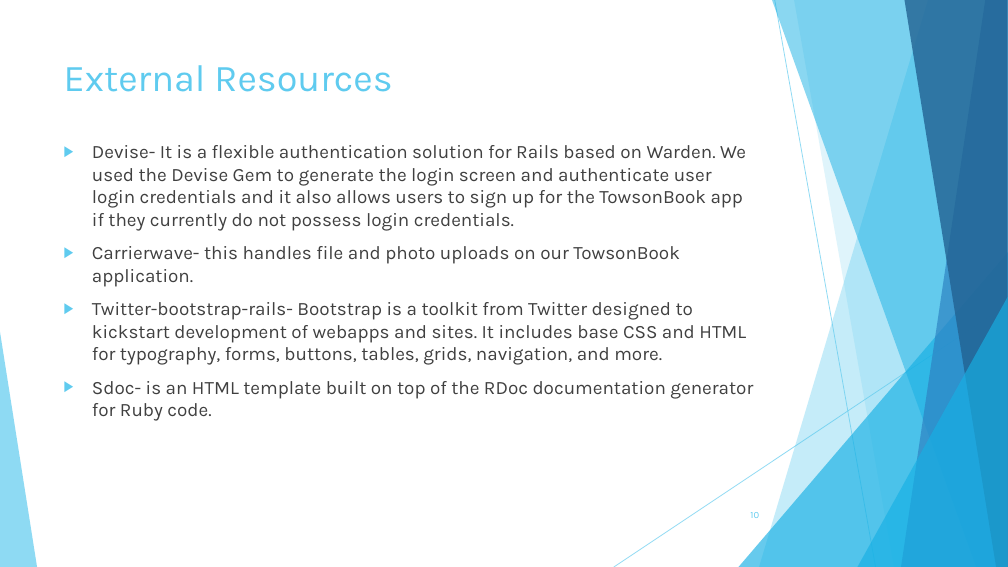
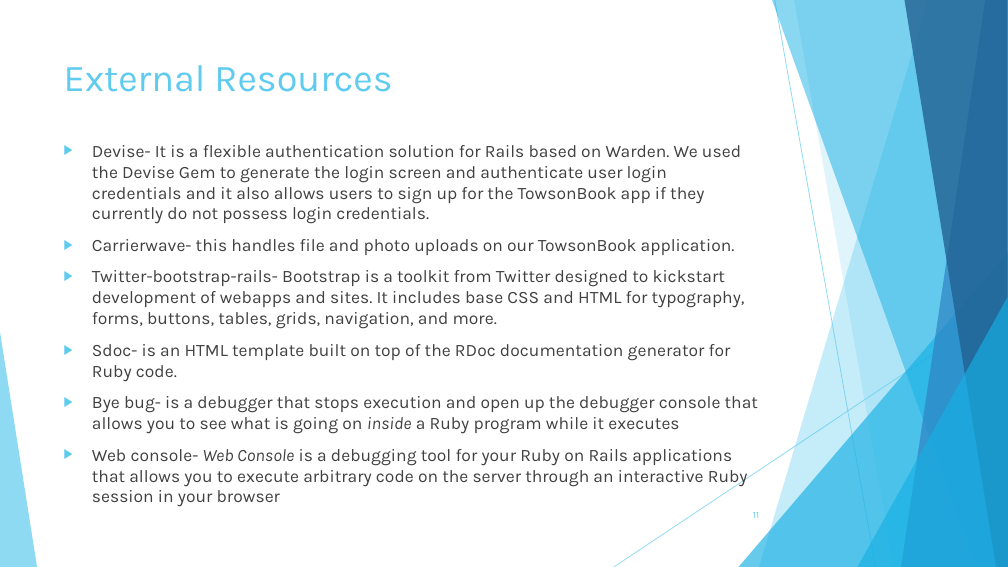
Before and after one commit to jpodier/cosc617-FinalProject-bathm-podie-quin, a slide deck: slide 11 of TowsonBook.pptx (slide 10 before the commit). Drawn at 1008x567 pixels with LibreOffice and Linux fonts; fonts in the diff are those of the drawing. Boxes give left, top, right and bottom in pixels: in the first picture for what was removed or moved away, otherwise in the second. Text is boxed around its words. In the diff, an @@ line names an element or a change of style, - is before the commit and + after.

Commit message:
Updated presentation charts to reflect updated application

```diff
--- a/TowsonBook.pptx
+++ b/TowsonBook.pptx
@@ text at (x1=92, y1=145, x2=745, y2=382): size 18 to 16.6 pt in "Devise- It is a flexible authentication solution ...", "Carrierwave- this handles file and photo uploads ...", "Twitter-bootstrap-rails- Bootstrap is a toolkit from Twitter ...", "Sdoc- is an HTML template built on ..." @@
@@ text at (x1=92, y1=396, x2=758, y2=507): paragraphs added @@
+▶ Bye bug- is a debugger that stops execution and open up the debugger console that allows you to see what is going on inside a Ruby program while it executes
+▶ Web console- Web Console is a debugging tool for your Ruby on Rails applications that allows you to execute arbitrary code on the server through an interactive Ruby session in your browser
@@ page number at (x1=753, y1=512, x2=759, y2=518): text changed @@
-10
+11
```
Also in this commit, not shown: 10 other slides changed, 2 slides added.
